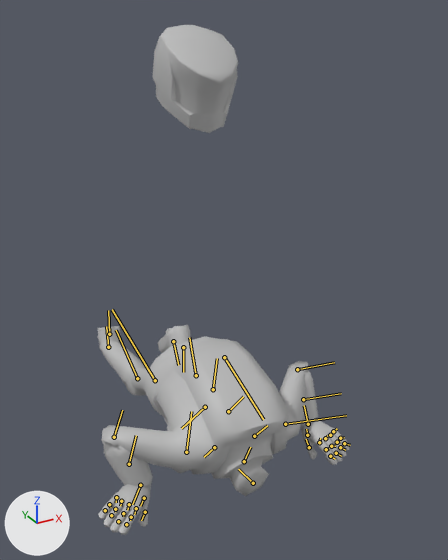
The FBX model Assets/DropZone/Characters/Squaddie/Squaddie_Recovery.fbx, before and after one commit.
Before and after are seen from a 50 mm camera at (-1.18, -2.39, 2.0) aimed at (0.17, 0.06, 0.77). Arrows for +X, +Y and +Z are at lower left; the lights stay in place. Both versions are drawn at frame 117 of the action 'StandUp_Front'; the numbers are the values there. The bones that bend it are drawn over the model as lines.

The first picture shows 'Squaddie:Body', 'Squaddie:Head'.
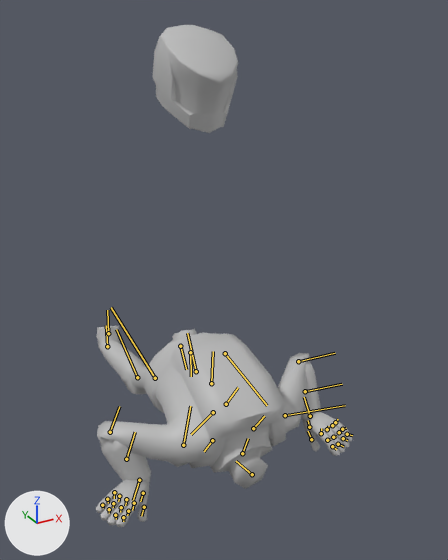
Location of each change, (x1, y1, x2, y2) in pixels of the pictures (448 x 560 px):
'Squaddie:Body', posed
    before: (98, 325, 349, 535)
    after: (96, 326, 352, 527)
bone 'Squaddie:Hips_Skel', root to tip
    before: (196, 375) to (189, 337)
    after: (196, 371) to (187, 333)
bone 'Squaddie:LeftUpperArm_Skel', root to tip
    before: (285, 424) to (346, 415)
    after: (285, 415) to (345, 405)
bone 'Squaddie:RightFinger1_1_Skel', root to tip
    before: (136, 508) to (134, 514)
    after: (134, 503) to (132, 510)
bone 'Squaddie:RightFinger1_3_Skel', root to tip
    before: (126, 524) to (127, 526)
    after: (123, 517) to (123, 521)
bone 'Squaddie:RightFinger2_1_Skel', root to tip
    before: (129, 504) to (127, 510)
    after: (126, 499) to (125, 505)
bone 'Squaddie:RightFinger2_3_Skel', root to tip
    before: (118, 521) to (119, 523)
    after: (115, 515) to (116, 519)
bone 'Squaddie:RightFinger3_1_Skel', root to tip
    before: (121, 501) to (120, 506)
    after: (119, 496) to (118, 501)
bone 'Squaddie:RightFinger3_3_Skel', root to tip
    before: (111, 515) to (112, 517)
    after: (109, 509) to (109, 513)
bone 'Squaddie:RightFinger4_1_Skel', root to tip
    before: (116, 497) to (116, 502)
    after: (114, 492) to (114, 498)
bone 'Squaddie:RightFinger4_3_Skel', root to tip
    before: (105, 510) to (106, 512)
    after: (102, 505) to (103, 508)
bone 'Squaddie:LeftUpperLeg_Skel', root to tip
    before: (224, 357) to (263, 419)
    after: (225, 353) to (267, 405)
bone 'Squaddie:LeftLowerLeg_Skel', root to tip
    before: (205, 407) to (181, 428)
    after: (213, 412) to (191, 434)
bone 'Squaddie:RightUpperLeg_Skel', root to tip
    before: (155, 380) to (112, 309)
    after: (155, 378) to (111, 307)
bone 'Squaddie:RightLowerLeg_Skel', root to tip
    before: (137, 378) to (116, 330)
    after: (137, 377) to (116, 329)

The edits, one by one:
Bone 'Squaddie:Hips_Skel' (bone_squaddie_hips_skel) moves from (0.0, 7.9, -72.9) to (0.0, 7.6, -70.5).
Bone 'Squaddie:Hips_Skel' (bone_squaddie_hips_skel) turns from (84, -4, -3) to (81, -6, -4) degrees about its own x, y and z.
Bone 'Squaddie:LeftUpperArm_Skel' (bone_squaddie_leftupperarm_skel) turns from (11, 12, -53) to (10, 12, -52) degrees about its own x, y and z.
Bone 'Squaddie:RightFinger1_1_Skel' (bone_squaddie_rightfinger1_1_skel) turns from (7, -1, -1) to (4, -1, -1) degrees about its own x, y and z.
Bone 'Squaddie:RightFinger1_3_Skel' (bone_squaddie_rightfinger1_3_skel) turns from (11, 0, 0) to (6, 0, 0) degrees about its own x, y and z.
Bone 'Squaddie:RightFinger2_1_Skel' (bone_squaddie_rightfinger2_1_skel) turns from (8, -1, -1) to (4, 0, -1) degrees about its own x, y and z.
Bone 'Squaddie:RightFinger2_3_Skel' (bone_squaddie_rightfinger2_3_skel) turns from (9, 0, 2) to (5, 0, 1) degrees about its own x, y and z.
Bone 'Squaddie:RightFinger3_1_Skel' (bone_squaddie_rightfinger3_1_skel) turns from (8, -1, -1) to (4, -1, -1) degrees about its own x, y and z.
Bone 'Squaddie:RightFinger3_3_Skel' (bone_squaddie_rightfinger3_3_skel) turns from (9, -1, 2) to (5, 0, 1) degrees about its own x, y and z.
Bone 'Squaddie:RightFinger4_1_Skel' (bone_squaddie_rightfinger4_1_skel) turns from (8, -1, -1) to (4, -1, -1) degrees about its own x, y and z.
Bone 'Squaddie:RightFinger4_3_Skel' (bone_squaddie_rightfinger4_3_skel) turns from (8, -1, 4) to (4, -1, 2) degrees about its own x, y and z.
Bone 'Squaddie:LeftUpperLeg_Skel' (bone_squaddie_leftupperleg_skel) turns from (-63, -6, 10) to (-70, -7, 10) degrees about its own x, y and z.
Bone 'Squaddie:LeftLowerLeg_Skel' (bone_squaddie_leftlowerleg_skel) turns from (99, 0, 0) to (107, 0, 0) degrees about its own x, y and z.
Bone 'Squaddie:RightUpperLeg_Skel' (bone_squaddie_rightupperleg_skel) turns from (-22, 5, 15) to (-20, 7, 13) degrees about its own x, y and z.
Bone 'Squaddie:RightLowerLeg_Skel' (bone_squaddie_rightlowerleg_skel) turns from (25, 0, 0) to (26, 0, 0) degrees about its own x, y and z.
